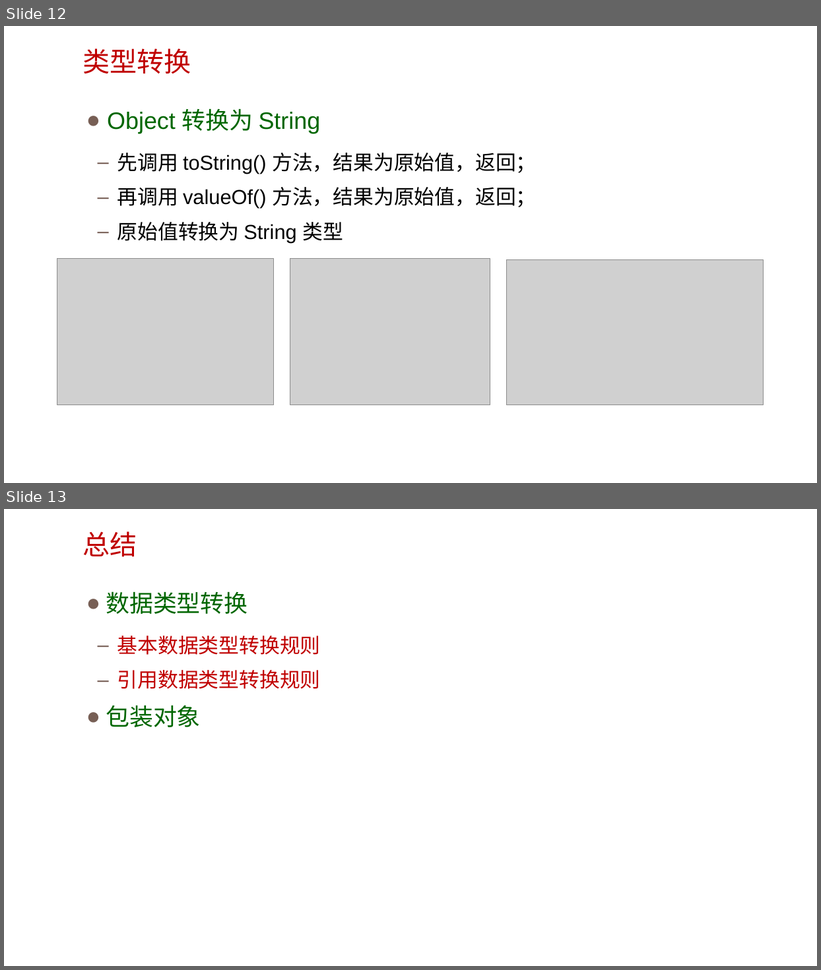
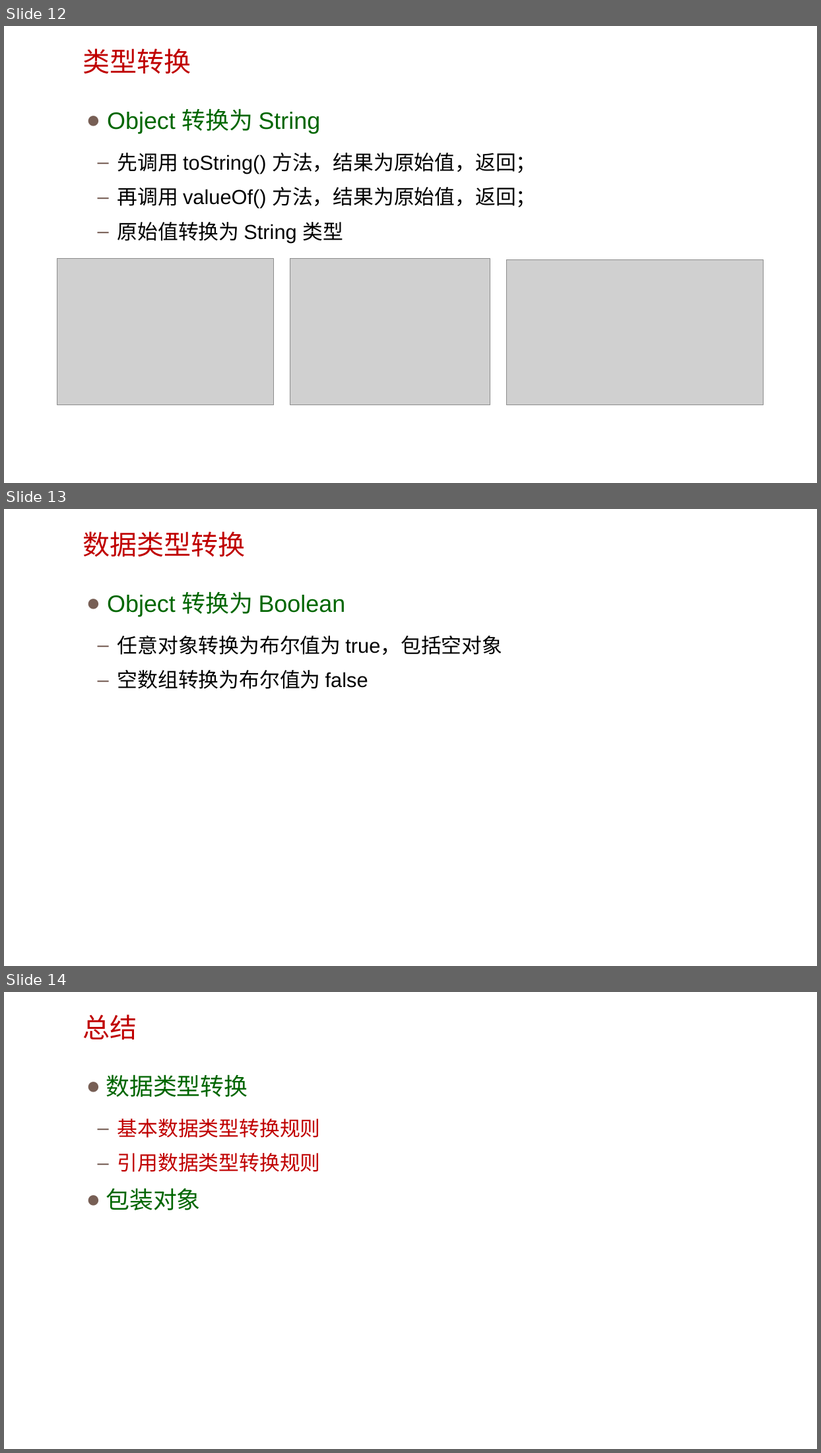
Before and after one commit to xiaoixao/javascript-advanced, a slide deck: 03.包装对象和数据类型转换/03.包装对象.pptx. Shown one above the other, each under a label of ours: slides 12 and 13 before the commit, slides 12, 13 and 14 after it. The pictures are 821x970 and 821x1453 pixels, drawn with LibreOffice and Linux fonts; fonts in the diff are those of the drawing; grey boxes stand for pictures; background and template pictures are left out. Boxes give left, top, right and bottom in pixels: in the first picture for what was removed or moved away, otherwise in the second. Text is boxed around its words. In the diff, an @@ line names an element or a change of style, - is before the commit and + after.

```diff
--- a/03.包装对象和数据类型转换/03.包装对象.pptx
+++ b/03.包装对象和数据类型转换/03.包装对象.pptx
@@ slide 13 added at (4, 509, 817, 966), background picture (left out) @@
@@ text added at (83, 531, 245, 557), 32 pt, text #C00000 @@
+数据类型转换
@@ text added at (107, 592, 502, 689), 24 pt, text #000000 @@
+● Object 转换为 Boolean
+  – 任意对象转换为布尔值为 true，包括空对象
+  – 空数组转换为布尔值为 false
@@ what was slide 13 is now slide 14 @@
```
Also in this commit, not shown: 1 slide changed, 2 other slides added, 2 other files.
